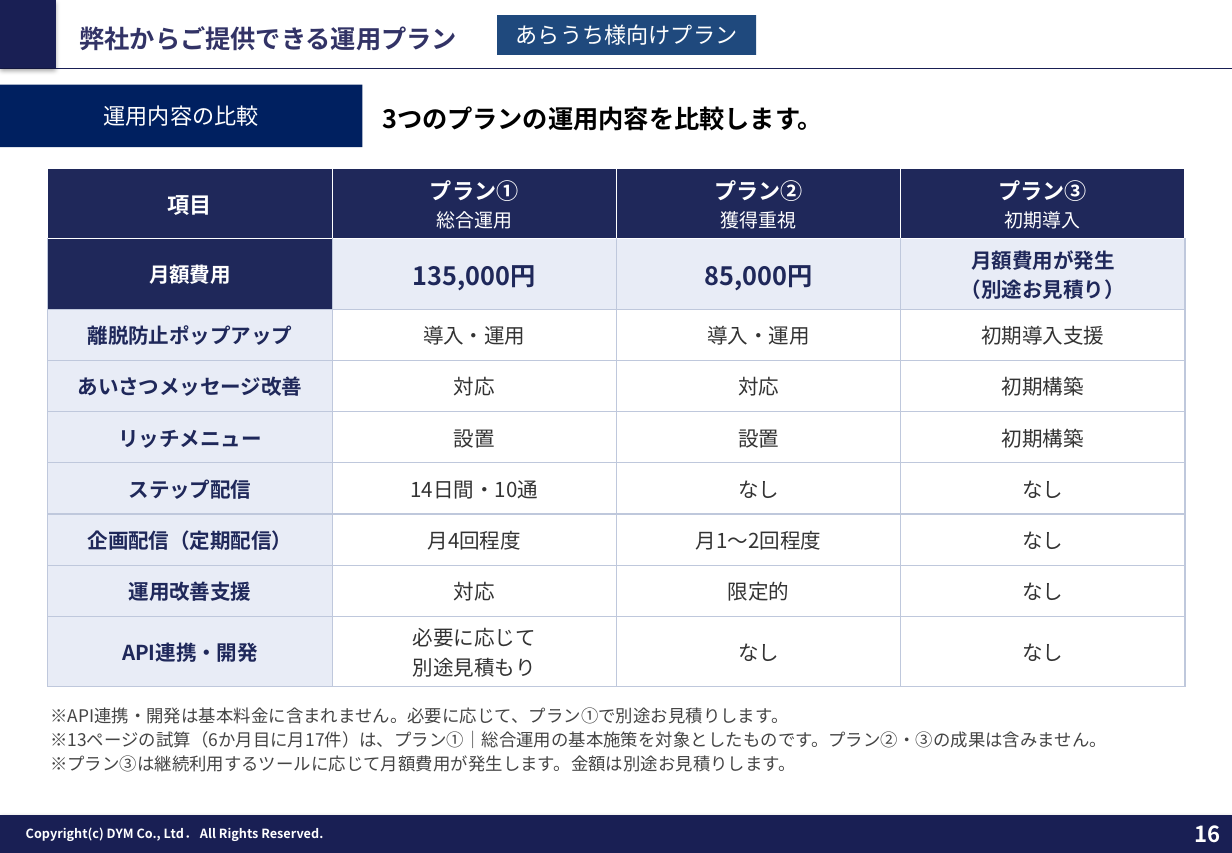
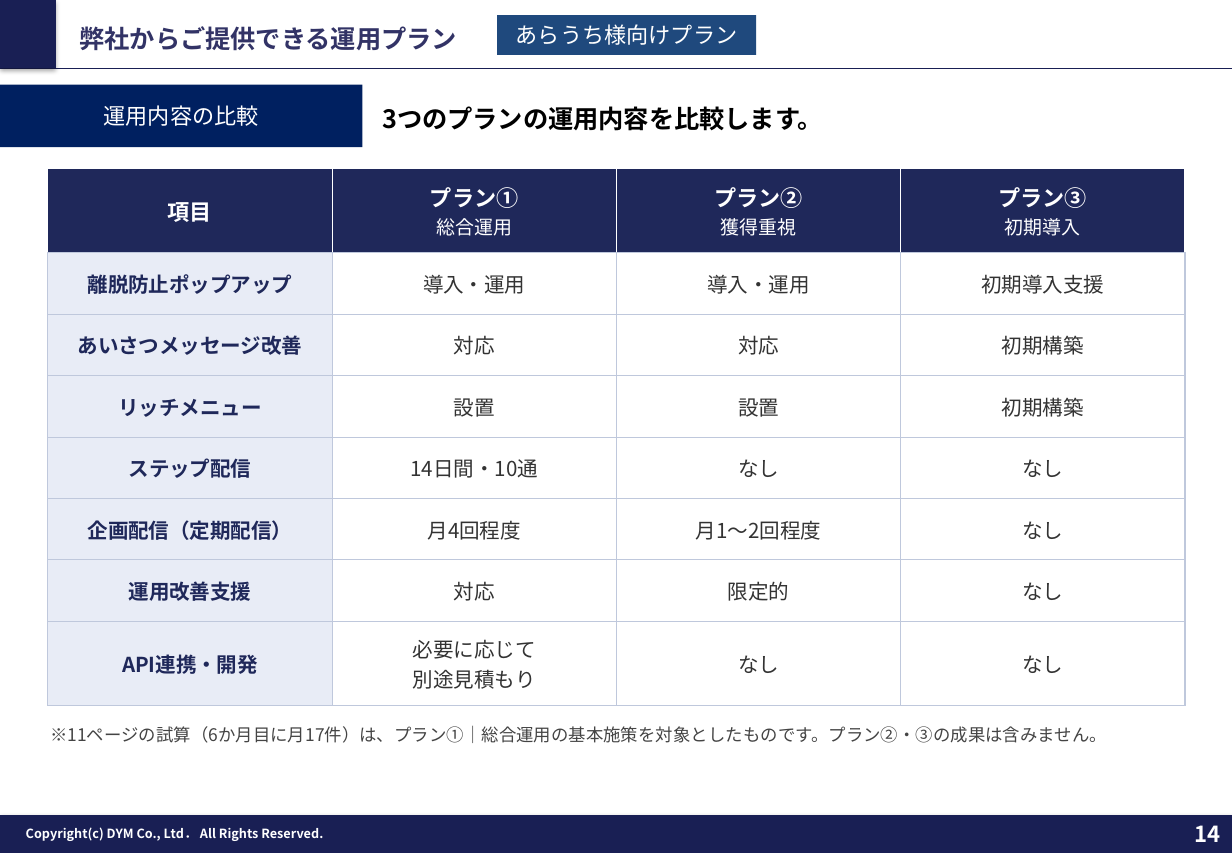
Before and after one commit to tonomura-r-dev/folder, a slide deck: slide 14 of 202610_株式会社あらうち御中_LINE公式アカウント運用のご提案_v9.pptx (slide 16 before the commit). Drawn at 1232x853 pixels with LibreOffice and Linux fonts; fonts in the diff are those of the drawing; background and template pictures are left out. Boxes give left, top, right and bottom in pixels: in the first picture for what was removed or moved away, otherwise in the second. Text is boxed around its words. In the diff, an @@ line names an element or a change of style, - is before the commit and + after.

```diff
--- a/202610_株式会社あらうち御中_LINE公式アカウント運用のご提案_v9.pptx
+++ b/202610_株式会社あらうち御中_LINE公式アカウント運用のご提案_v9.pptx
@@ table at (48,168,1185,706) @@
-row 2: 月額費用 | 135,000円 | 85,000円 | 月額費用が発生 / （別途お見積り）
@@ text at (50,726,1107,743): text changed @@
-※API連携・開発は基本料金に含まれません。必要に応じて、プラン①で別途お見積りします。
-※13ページの試算（6か月目に月17件）は、プラン①｜総合運用の基本施策を対象としたものです。プラン②・③の成果は含みません。
-※プラン③は継続利用するツールに応じて月額費用が発生します。金額は別途お見積りします。
+※11ページの試算（6か月目に月17件）は、プラン①｜総合運用の基本施策を対象としたものです。プラン②・③の成果は含みません。
@@ page number at (1195,825,1221,842): text changed @@
-16
+14
```
Also in this commit, not shown: 11 other slides changed, 2 slides removed, 3 other files.
